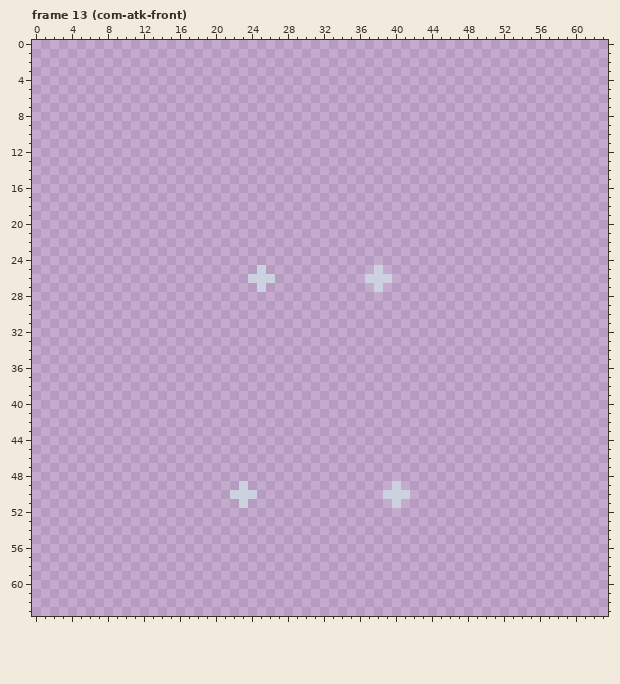
Edited in one commit: pixel-art file (assets/entities/enemy/boss/aghon/aghon.ase). Above: the version before the commit.
64x64 pixels, 92 frames. Colours within 5 levels of each other are drawn and written as one. Shown: frame 13 (com-atk-front). The commit also changed other frames, which this record leaves out.
The result:
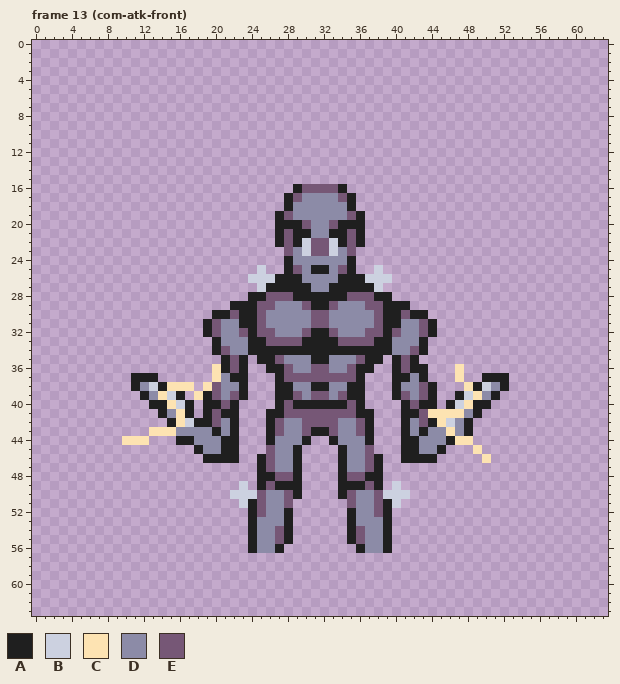
Palette (. is transparent): A #1f1f1f  B #ccd1e0  C #fde3b2  D #8c8ba7  E #765776
Commit message: chore: updated aghons second phase move animations
Diff:
layer "Layer 4" now shown
layer "Layer 2" now shown
Changed rows in their new state; - is an unchanged pixel.
Frame 13 (com-atk-front), layers "Layer 2", "Layer 4":
first column x 10:
16 -------------------AEEEEA------------------
17 ------------------AEDDDDEA-----------------
18 ------------------ADDDDDDA-----------------
19 -----------------AEDDDDDDEA----------------
20 -----------------AAAEDDEAAA----------------
21 -----------------AEAADDAAEA----------------
22 -----------------AEABEEBAEA----------------
23 ------------------EDBEEBDE-----------------
24 ------------------ADDDDDDA-----------------
25 ------------------AEDAADEA-----------------
26 -----------------AAADDDDAAA----------------
27 ----------------AAAAADDAAAAA---------------
28 --------------AAEEEAAAAAAEEEAA-------------
29 ------------AAAEEDDDEAAEDDDEEAAA-----------
30 ----------AAEAAEDDDDDEEDDDDDEAAEAA---------
31 ---------AEDDAAEDDDDDEEDDDDDEAADDEA--------
32 ---------AEDDEAEEDDDEAAEDDDEEAEDDEA--------
33 ----------ADDDAAEEEEAAAAEEEEAADDDA---------
34 ----------AEDDAAAAAAAAAAAAAAAADDEA---------
35 -----------AEA-AAEDDDAADDDEAA-AEA----------
36 ----------CAEA--AAEDDEEDDEAA--AEAA---C-----
37 -AAA------CDAA---AEEEEEEEEA---AADA---C--AAA
38 -ADBACCC-CEDDA---AADDAADDAA---ADDEA---CABDA
39 --ADCBA-CAEDEA---AAEDEEDEAA---AEDEA--ABCDA-
40 ---AACBA-AAEA----AEAAAAAAEA----AEAA-ABCAA--
41 ----ADCA-AEAA---AAEEEEEEEEAA---AAECCCCDA---
42 -----ACBAAEDA---AEDDEEEEDDEA---ADEACBDA----
43 ---CCCDDDDADA---AEDDEAAEDDEA---ADADDCDA----
44 CCC---AADDDAA---ADDDA--ADDDA---AADDDACC----
45 --------ADDAA---EDDA----ADDE---AADDA---C---
46 ---------AAAA--AEDDA----ADDEA--AAAA-----C--
47 ---------------AEDDA----ADDEA--------------
48 ---------------AAEEA----AEEAA--------------
49 ---------------AEAAA----AAAEA--------------
50 ---------------EDDEA----AEDDE--------------
51 --------------AEDDE------EDDEA-------------
52 --------------AEDDA------ADDEA-------------
53 --------------ADDDA------ADDDA-------------
54 --------------ADDEA------AEDDA-------------
55 --------------ADDEA------AEDDA-------------
56 --------------ADDA--------ADDA-------------
Changed places in both pictures, as pixel boxes (x1, y1, x2, y2):
added: (122, 184, 509, 553)
